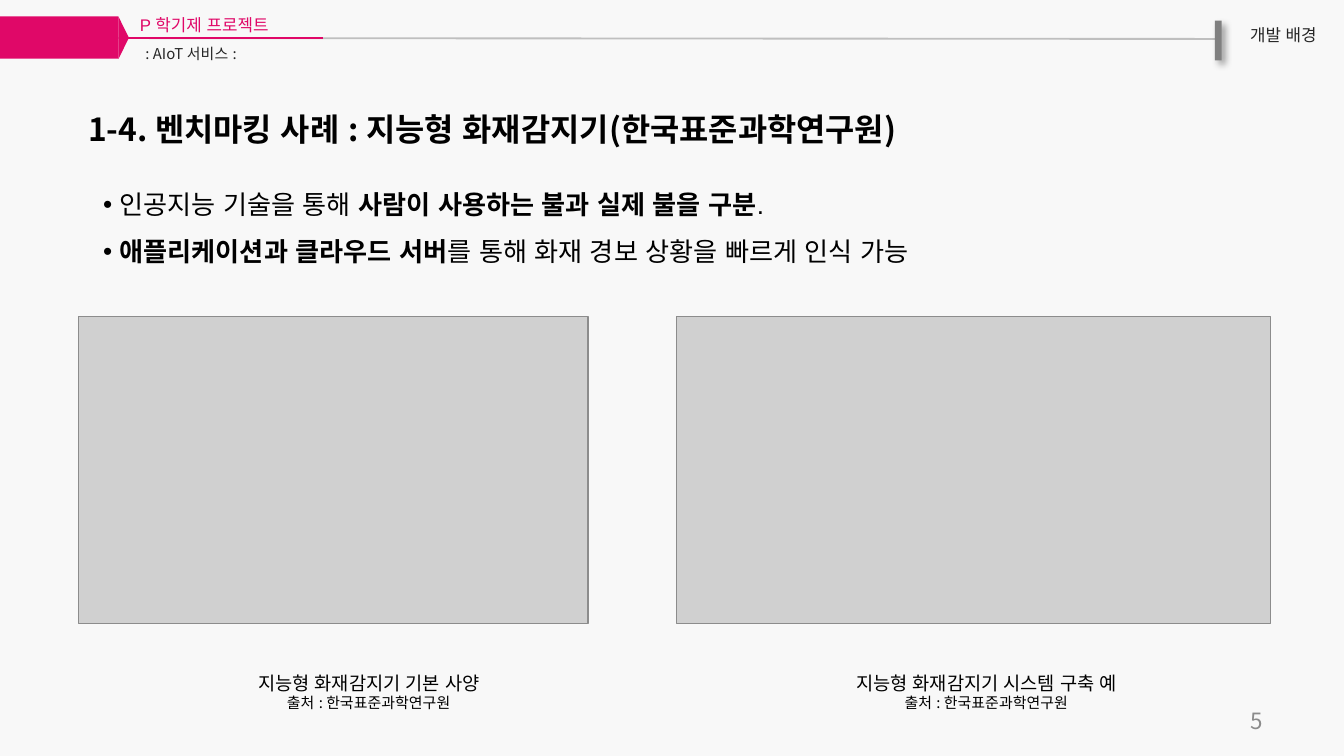
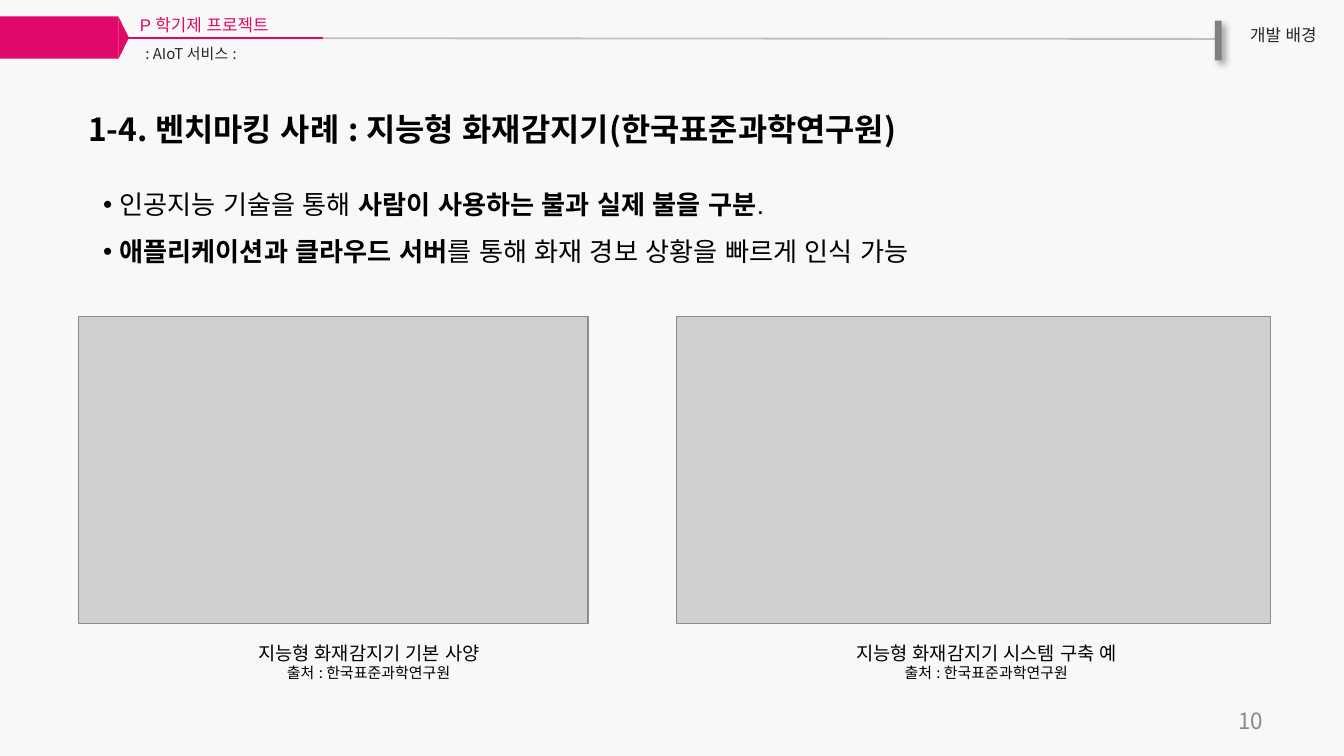
Before and after one commit to GCUpProject/P1, a slide deck: slide 11 of Presentation/P프로젝트-1조 제안서.pptx. Drawn at 1344x756 pixels with LibreOffice and Linux fonts; fonts in the diff are those of the drawing; grey boxes stand for pictures. Boxes give left, top, right and bottom in pixels: in the first picture for what was removed or moved away, otherwise in the second. Text is boxed around its words. In the diff, an @@ line names an element or a change of style, - is before the commit and + after.

```diff
--- a/Presentation/P프로젝트-1조 제안서.pptx
+++ b/Presentation/P프로젝트-1조 제안서.pptx
@@ text "지능형 화재감지기 기본 사양": place and size @@
-text "지능형 화재감지기 기본 사양" at [258,674,479,710]
+text "지능형 화재감지기 기본 사양" at [258,644,479,680]
@@ text "지능형 화재감지기 시스템 구축 예": place and size @@
-text "지능형 화재감지기 시스템 구축 예" at [856,674,1117,710]
+text "지능형 화재감지기 시스템 구축 예" at [856,644,1117,680]
@@ text at [1238,712,1263,729]: text changed @@
-5
+10
```
Also in this commit, not shown: 14 other slides changed, 5 slides added, 7 slides removed.
